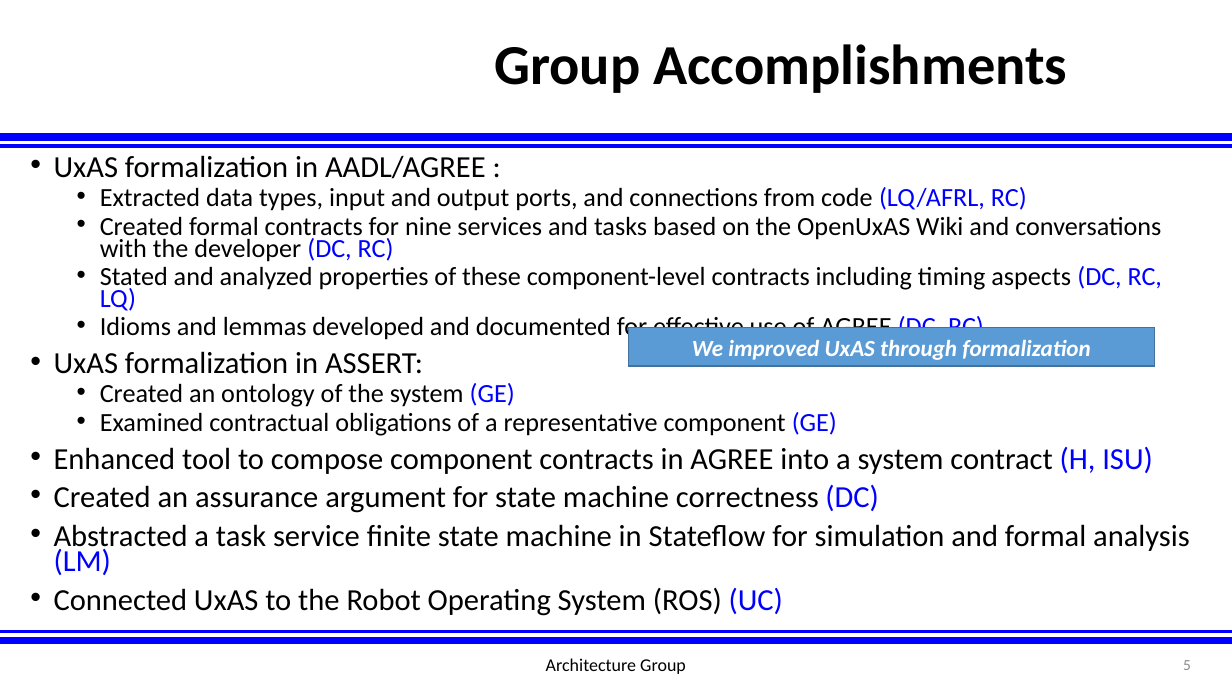
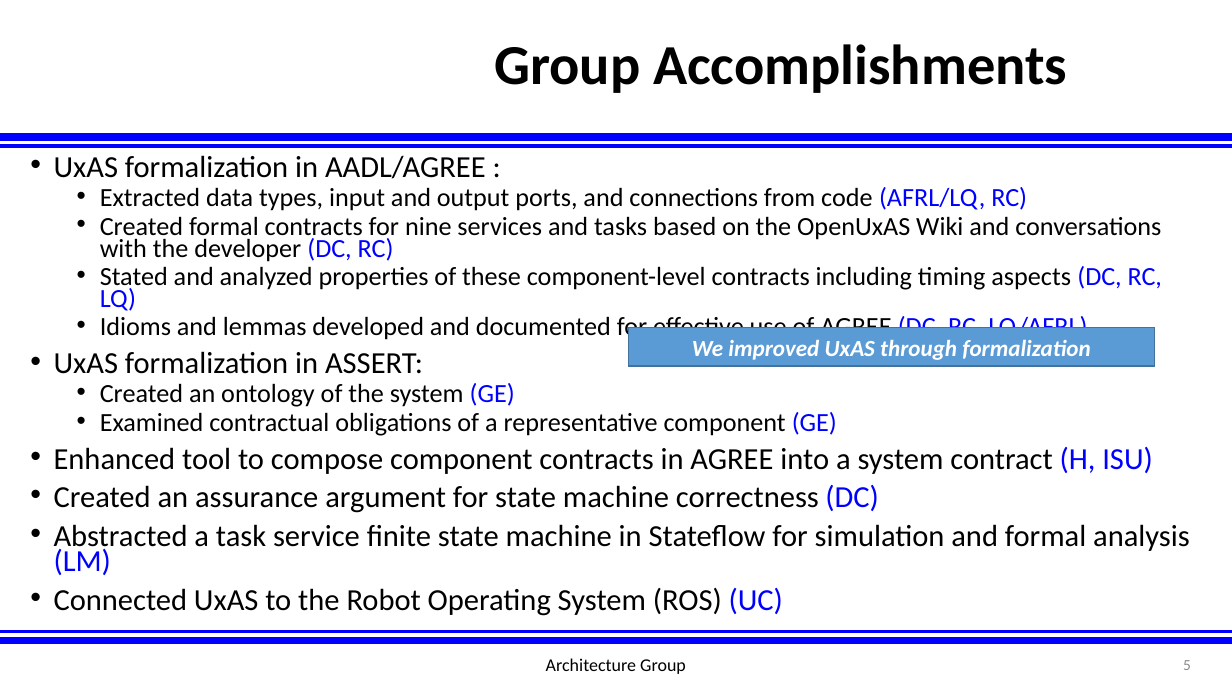
Before and after one commit to afrl-rq/OpenUxAS-SoI, a slide deck: slide 5 of presentations/S5_SoI_Architecture_Group.pptx. Drawn at 1232x693 pixels with LibreOffice and Linux fonts; fonts in the diff are those of the drawing; background and template pictures are left out. Boxes give left, top, right and bottom in pixels: in the first picture for what was removed or moved away, otherwise in the second. Text is boxed around its words. In the diff, an @@ line names an element or a change of style, - is before the commit and + after.

Commit message:
update to slides

```diff
--- a/presentations/S5_SoI_Architecture_Group.pptx
+++ b/presentations/S5_SoI_Architecture_Group.pptx
@@ text at [100,187,1027,211]: text changed @@
-  • Extracted data types, input and output ports, and connections from code (LQ/AFRL, RC)
+  • Extracted data types, input and output ports, and connections from code (AFRL/LQ, RC)
@@ text at [100,314,1087,342]: text changed @@
-  • Idioms and lemmas developed and documented for effective use of AGREE (DC, RC)
+  • Idioms and lemmas developed and documented for effective use of AGREE (DC, RC, LQ/AFRL)
```
Also in this commit, not shown: 4 other slides changed.
